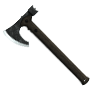
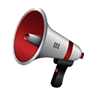
The second 100×100 image is a revision of the first. Changes to its layers:
added layer "loudspeaker" above "WEAPON_BATTLEAXE" over (x1=12, y1=8, x2=84, y2=88)
hid "WEAPON_BATTLEAXE" over (x1=3, y1=5, x2=90, y2=86)
